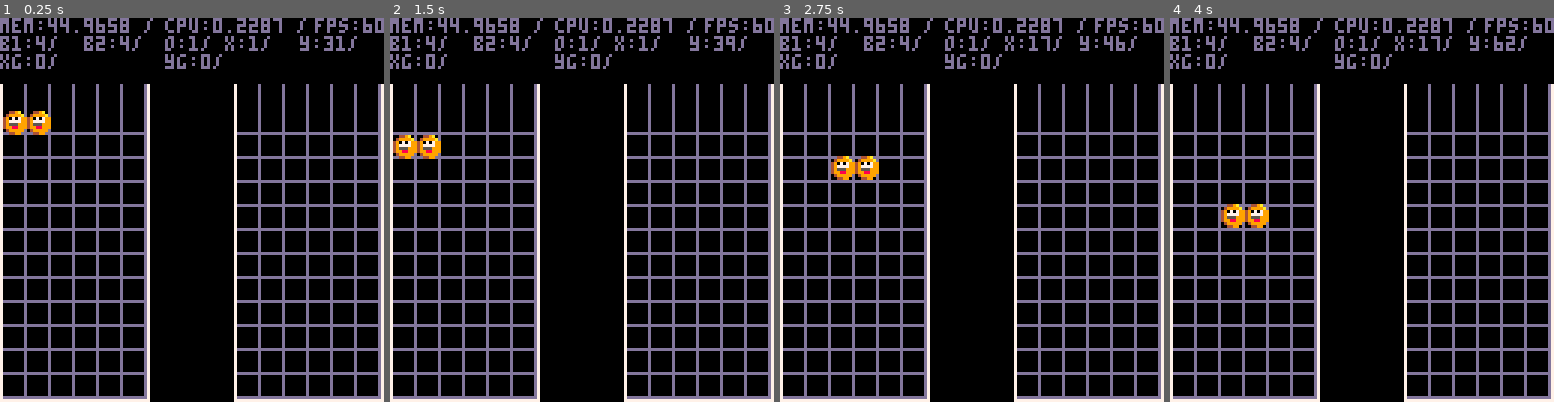
Above: before the commit, frames 1-4 (left to right).
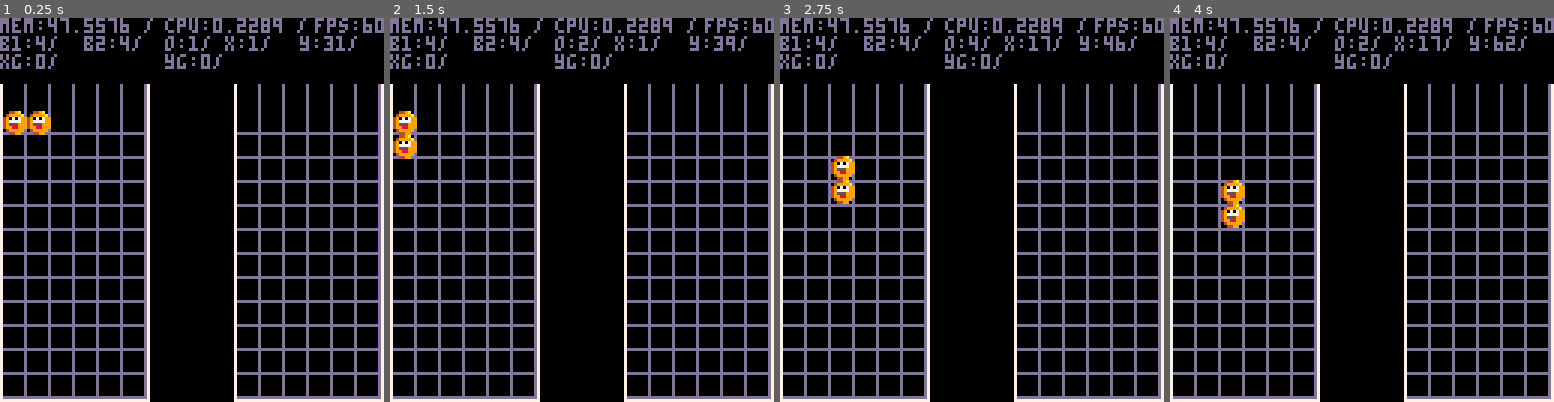
Above: after the commit, the same moments.

Repository: jlbeard84/pico-pop
Game: PICO-8 cartridge pico-pop.p8
Same seed, same stepped clock (60 frames per second), same inputs: the game is played once before the commit and once after it.
Inputs:
- Up to frame 1 (0.25 s): no input
- Up to frame 2 (1.5 s): tap X (X key) at 0.33, 1.07 s; tap O (Z key) at 0.7 s
- Up to frame 3 (2.75 s): hold Right 1.6-2.1 s; tap O (Z key) at 1.7, 2.1, 2.5 s; tap X (X key) at 1.85 s; hold Right from 2.47 s (still down)
- Up to frame 4 (4 s): tap O (Z key) at 2.9, 3.3, 3.7 s; tap X (X key) at 2.97 s; release Right at 3.03 s; hold Left 3.08-3.58 s; hold Down 3.63-3.97 s

The runs differ from the first frame. In frame 1, 0.1% of the frame differs, in the area x 15-73%, y 0-4%; in frame 2, 0.8%; in frame 3, 0.8%, in the area x 13-73%, y 0-49%; in frame 4, 0.8%.

Commit message:
Added rotation

Diff:
--- a/pico-pop.p8
+++ b/pico-pop.p8
@@ -109,7 +109,7 @@
 			elseif p1orientation == 1 and p1block1x < p1gridoffset then
 				p1block1x=p1gridoffset
 				p1block2x=p1gridoffset+8
-			elseif p1block1x < p1gridoffset then
+			elseif (p1orientation == 2 or p1orientation==4) and p1block1x < p1gridoffset then
 				p1block1x=p1gridoffset
 				p1block2x=p1gridoffset
 			end
@@ -117,26 +117,40 @@
 		elseif btnp(1) then
 			p1block1x+=xbtnspeed
 			p1block2x+=xbtnspeed
-
-			if p1block1x > p1gridend-16 then
-				p1block1x=p1gridend-16
-			end
 
 			if p1orientation == 1 and p1block2x > p1gridend-8 then
 				p1block1x=p1gridend-16
 				p1block2x=p1gridend-8
 			elseif p1orientation == 3 and p1block1x > p1gridend-8 then
-				p1block1x=p1gridoffset-8
-				p1block2x=p1gridoffset-16
-			elseif p1block1x > p1gridend-8 then
-				p1block1x=p1gridoffset-8
-				p1block2x=p1gridoffset-8
+				p1block1x=p1gridend-8
+				p1block2x=p1gridend-16
+			elseif (p1orientation == 2 or p1orientation==4) and p1block1x > p1gridend-8 then
+				p1block1x=p1gridend-8
+				p1block2x=p1gridend-8
 			end
 		end
 
 		if btnp(3) then
 			p1block1y+=8
 			p1block2y+=8
+		end
+
+		if btnp(4) then
+			neworientation=p1orientation-1
+
+			if neworientation < 1 then
+				neworientation=4
+			end
+
+			updateorientation(1, neworientation)
+		elseif btnp(5) then
+			neworientation=p1orientation+1
+
+			if neworientation > 4 then
+				neworientation=1
+			end
+
+			updateorientation(1, neworientation)
 		end
 
 		if p1timer%gametimercount==0 then
@@ -166,6 +180,30 @@
 			insertintotable(1, b2xgrid, b2ygrid, p1block2)
 			p1block1=0
 		end
+	end
+end
+
+function updateorientation(p, no)
+	if p==1 then
+		if no==1 and p1block1x + 8 < p1gridend then
+			p1block2x=p1block1x+8
+			p1block2y=p1block1y
+			p1orientation=no
+		elseif no==2 then
+			p1block2x=p1block1x
+			p1block2y=p1block1y-8
+			p1orientation=no
+		elseif no==3 and p1block1x > p1gridoffset then
+			p1block2x=p1block1x-8
+			p1block2y=p1block1y
+			p1orientation=no
+		elseif no==4 and p1block1y + 8 < 127 then
+			p1block2x=p1block1x
+			p1block2y=p1block1y+8
+			p1orientation=no
+		end
+	else
+	--todo, p2
 	end
 end
 
